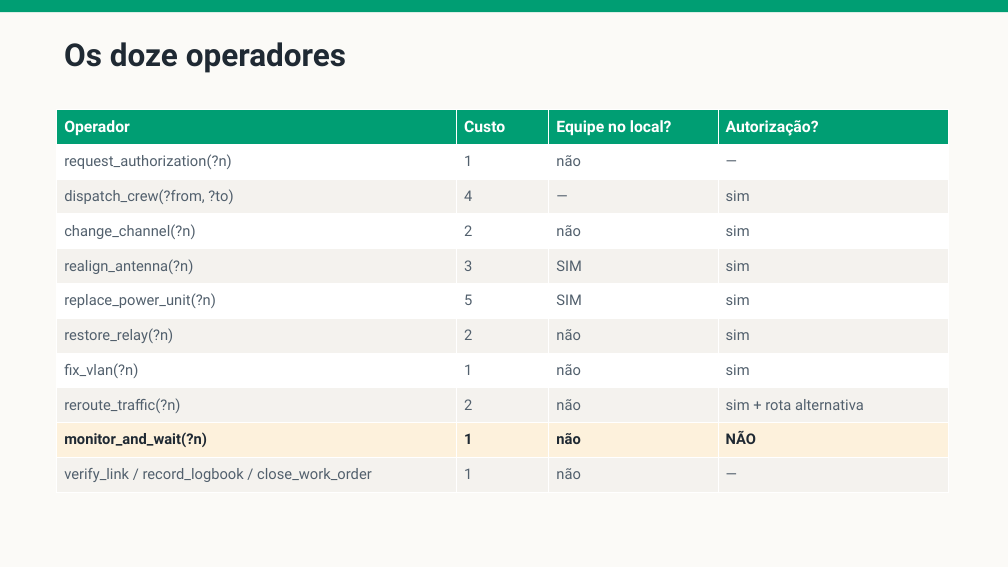
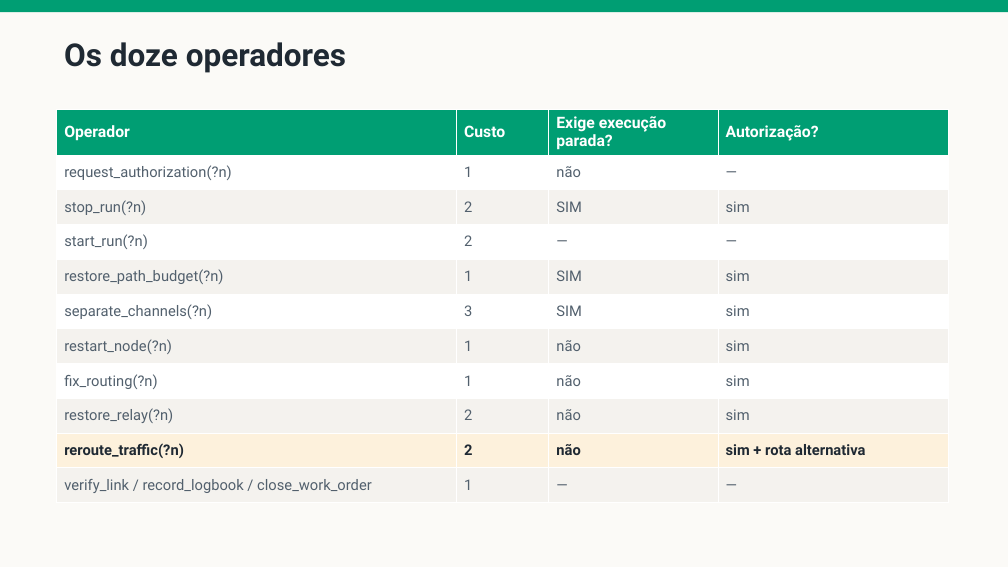
Before and after one commit to fsd-dantas/ai4systems, a slide deck: slide 28 of docs/presentation/ai-for-smartgrids-apresentacao.pptx (slide 27 before the commit). Drawn at 1008x567 pixels with LibreOffice and Linux fonts; fonts in the diff are those of the drawing. Boxes give left, top, right and bottom in pixels: in the first picture for what was removed or moved away, otherwise in the second. Text is boxed around its words. In the diff, an @@ line names an element or a change of style, - is before the commit and + after.

```diff
--- a/docs/presentation/ai-for-smartgrids-apresentacao.pptx
+++ b/docs/presentation/ai-for-smartgrids-apresentacao.pptx
@@ table at [57, 110, 949, 497] @@
-row 1, column 3: Equipe no local?
+row 1, column 3: Exige execução parada?
-row 3: dispatch_crew(?from, ?to) | 4 | — | sim
-row 4: change_channel(?n) | 2 | não | sim
-row 5: realign_antenna(?n) | 3 | SIM | sim
-row 6: replace_power_unit(?n) | 5 | SIM | sim
+row 3: stop_run(?n) | 2 | SIM | sim
+row 4: start_run(?n) | 2 | — | —
+row 5: restore_path_budget(?n) | 1 | SIM | sim
+row 6: separate_channels(?n) | 3 | SIM | sim
+row 7: restart_node(?n) | 1 | não | sim
+row 8: fix_routing(?n) | 1 | não | sim
-row 8: fix_vlan(?n) | 1 | não | sim
-row 10: monitor_and_wait(?n) | 1 | não | NÃO
-row 11: verify_link / record_logbook / close_work_order | 1 | não | —
+row 11: verify_link / record_logbook / close_work_order | 1 | — | —
```
Also in this commit, not shown: 19 other slides changed, 1 slide added, 2 other files.
